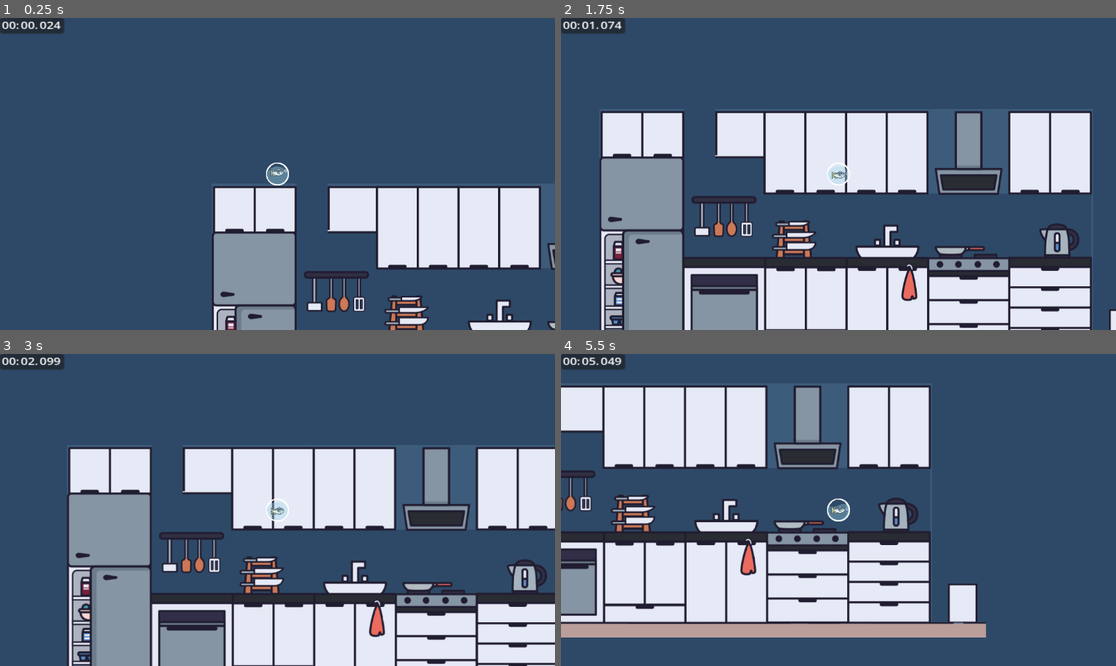
Above: before the commit, frames 1-4 (two rows, left to right).
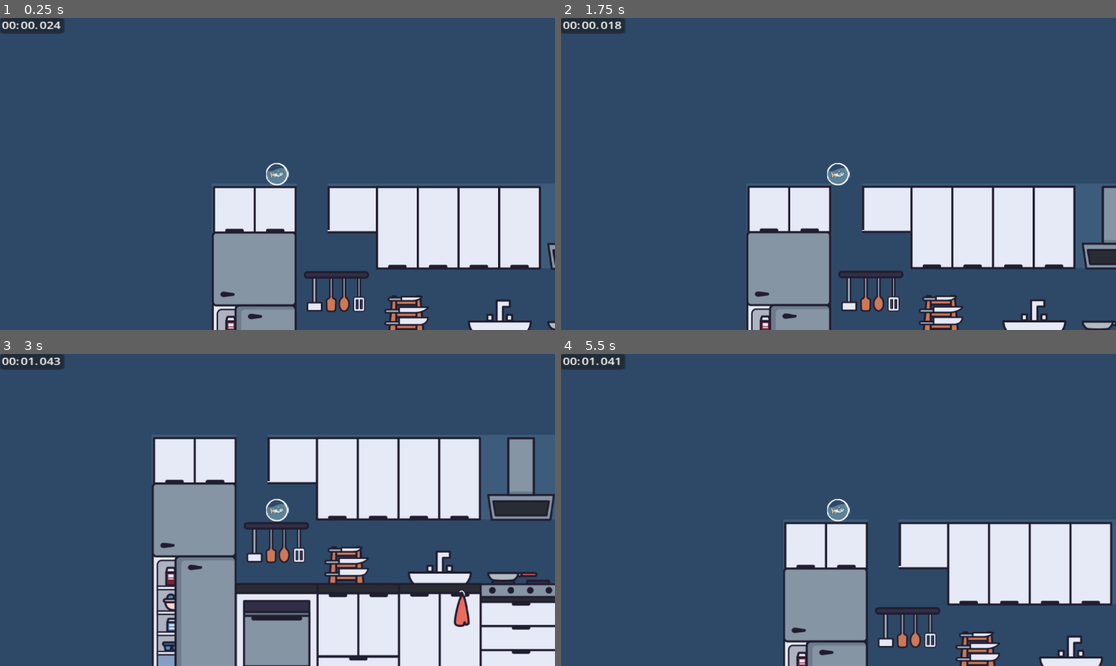
Above: after the commit, the same moments.

Repository: remker1/7SecsToFreedom
Game: Godot game, scene res://Scenes/level_0_game_scene.tscn
Same seed, same stepped clock (60 frames per second), same inputs: the game is played once before the commit and once after it.
Inputs:
- Up to frame 1 (0.25 s): no input
- Up to frame 2 (1.75 s): tap Enter (ui_accept) at 0.5, 0.77, 1.52 s; hold Right (ui_right) from 0.53 s (still down)
- Up to frame 3 (3 s): release Right (ui_right) at 2.03 s; hold Left (ui_left) 2.03-2.78 s; hold Right (ui_right) from 2.78 s (still down)
- Up to frame 4 (5.5 s): tap Enter (ui_accept) at 3.02, 3.77, 4.52 s; release Right (ui_right) at 4.28 s; hold Left (ui_left) 4.28-5.03 s; hold Right (ui_right) from 5.03 s (still down)

The runs differ from the first frame. In frame 1, 0.1% of the frame differs, in the area x 47-53%, y 46-54%; in frame 2, 54%, in the area x 5-100%, y 1-100%; in frame 3, 44%; in frame 4, 51%.

Commit message:
Die machnism is implemented, new Animation for Idle, Move and Jump are added to the Assets folder.

Diff:
--- a/level-1/Scripts/fish_bowl.gd
+++ b/level-1/Scripts/fish_bowl.gd
@@ -14,6 +14,11 @@
 
 	if not is_on_floor():
 		velocity += get_gravity() * delta
+		if velocity.y >= 600:
+			# Death animation still in progress, Console Message as replacement.
+			print("Die Animation")
+			get_tree().reload_current_scene()
+
 
 	# Handle jump.
 	if Input.is_action_just_pressed("ui_accept") and is_on_floor():
Binary file changed: level-1/Assets/FishIdle.png
Binary file added: level-1/Assets/FishJump.png
Not shown, added: level-1/Assets/FishJump.png.import
Binary file added: level-1/Assets/FishSwim.png
Not shown, added: level-1/Assets/FishSwim.png.import
Not shown, changed: .DS_Store
Not shown, changed: gitlog.txt
Not shown, added: level-1/.DS_Store
Not shown, changed: progress_after_pitch.txt
Not shown, changed: work_distribution.txt
Not shown, added: ~$Example Time tracker.xlsx
